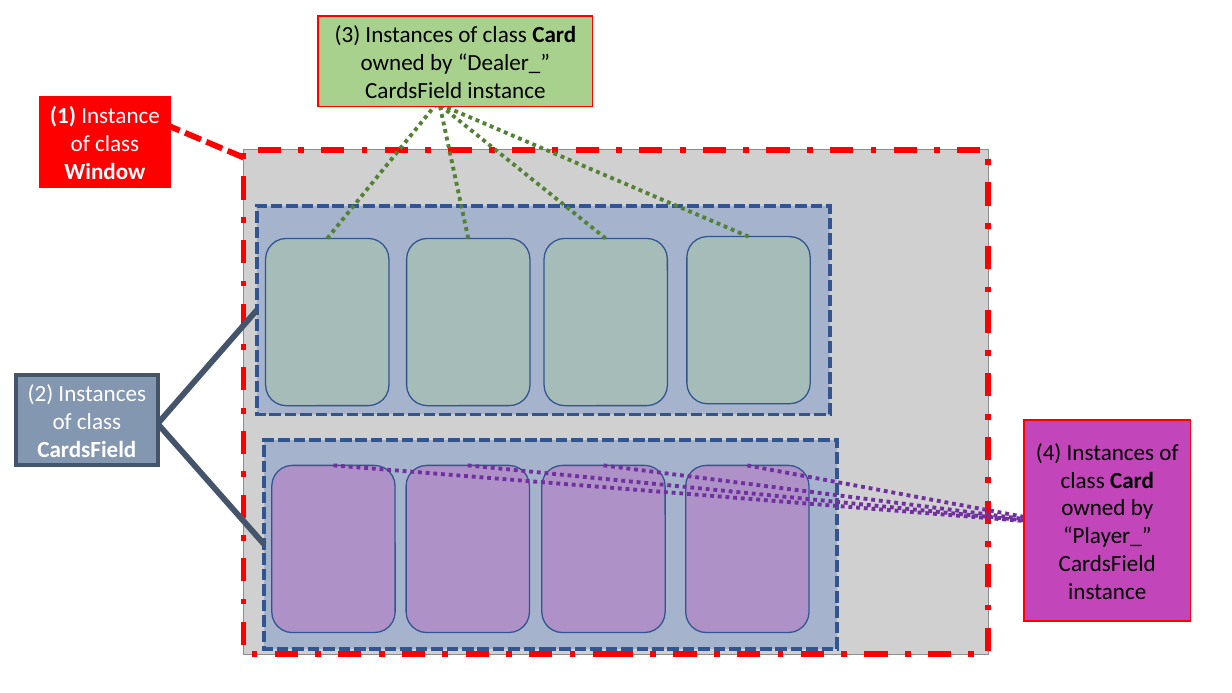
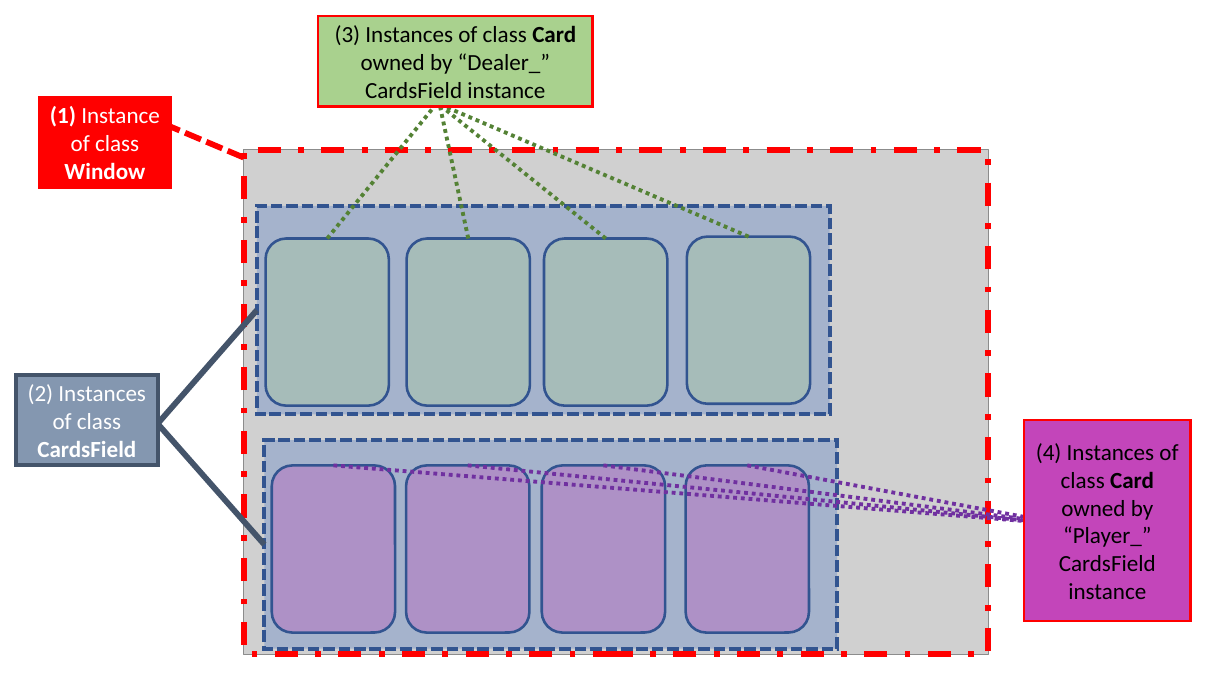
Before and after one commit to CPaladiya/14_BlackJack, a slide deck: slide 1 of cards/ImageSource.pptx. Drawn at 1232x693 pixels with LibreOffice and Linux fonts; fonts in the diff are those of the drawing; grey boxes stand for pictures. Boxes give left, top, right and bottom in pixels: in the first picture for what was removed or moved away, otherwise in the second. Text is boxed around its words. In the diff, an @@ line names an element or a change of style, - is before the commit and + after.

```diff
--- a/cards/ImageSource.pptx
+++ b/cards/ImageSource.pptx
@@ rectangle "(3) Instances of class Card ..." at bbox=[318, 16, 592, 106]: outline #FF0000 1 pt to #FF0000 2 pt @@
@@ rectangle at bbox=[244, 150, 989, 654]: outline #FF0000 4.5 pt dashed to #FF0000 4.51 pt dashed @@
@@ outline #325491 1 pt to #325491 2 pt; proportions changed in 7 elements at bbox=[265, 238, 388, 406], bbox=[407, 238, 530, 406], bbox=[544, 238, 667, 406], bbox=[272, 466, 395, 633], bbox=[407, 466, 530, 633], bbox=[542, 466, 665, 633], bbox=[686, 466, 809, 633] @@
```
Also in this commit, not shown: 1 other slide changed, 3 slides added, 3 other files.
